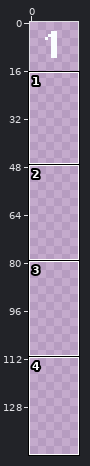
Two versions of one pixel-art file, gfx/numbers.aseprite. Above, an overview of the earlier version with the close-up marked.
Close-up. First the earlier version:
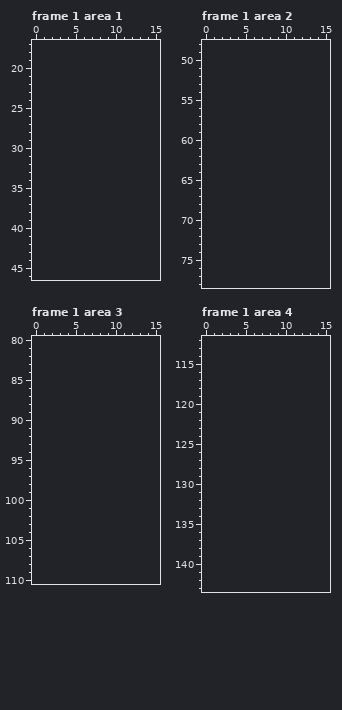
16x16 pixels, 9 frames. Shown: frame 1 area 1: x 0..15, y 17..46; frame 1 area 2: x 0..15, y 48..78; frame 1 area 3: x 0..15, y 80..110; frame 1 area 4: x 0..15, y 112..143. The old version is drawn lined up with the new one, on the new canvas.
Palette (. is transparent): 
The result:
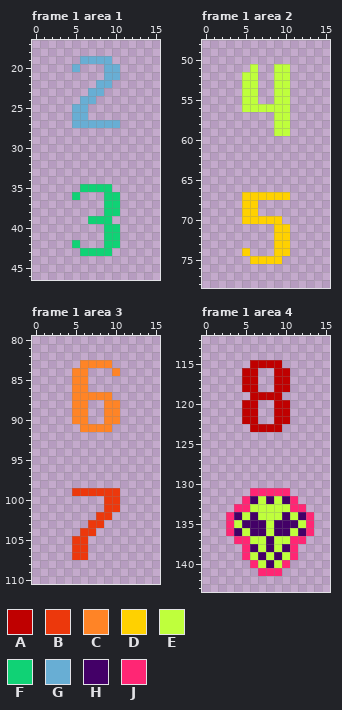
Colours new in this view: A #bf0000  B #ec380c  C #ff8426  D #ffd100  E #bfff3c  F #10d275  G #68aed4  H #430067  J #ff2674
The commit says: feat: numbers and mines shown
Diff:
canvas 16x16 -> 16x144
Frame 1 area 1:
y 19: x 6..9 .... -> GGGG
y 20: x 5 . -> G; x 9..10 .. -> GG
y 21: x 9..10 .. -> GG
y 22: x 8..9 .. -> GG
y 23: x 7..8 .. -> GG
y 24: x 6..7 .. -> GG
y 25..26: x 5..6 .. -> GG
y 27: x 5..10 ...... -> GGGGGG
y 35: x 6..9 .... -> FFFF
y 36: x 5 . -> F; x 9..10 .. -> FF
y 37..38: x 9..10 .. -> FF
y 39: x 7..9 ... -> FFF
y 40..41: x 9..10 .. -> FF
y 42: x 5 . -> F; x 9..10 .. -> FF
y 43: x 6..9 .... -> FFFF
Frame 1 area 2:
y 51: x 6 . -> E; x 9..10 .. -> EE
y 52..55: x 5..6 .. -> EE; x 9..10 .. -> EE
y 56: x 5..10 ...... -> EEEEEE
y 57..59: x 9..10 .. -> EE
y 67: x 5..10 ...... -> DDDDDD
y 68..69: x 5..6 .. -> DD
y 70: x 5..9 ..... -> DDDDD
y 71..73: x 9..10 .. -> DD
y 74: x 5 . -> D; x 9..10 .. -> DD
y 75: x 6..9 .... -> DDDD
Frame 1 area 3:
y 83: x 6..9 .... -> CCCC
y 84: x 5..6 .. -> CC; x 10 . -> C
y 85..86: x 5..6 .. -> CC
y 87: x 5..9 ..... -> CCCCC
y 88..90: x 5..6 .. -> CC; x 9..10 .. -> CC
y 91: x 6..9 .... -> CCCC
y 99: x 5..10 ...... -> BBBBBB
y 100..101: x 9..10 .. -> BB
y 102: x 8..9 .. -> BB
y 103: x 7..8 .. -> BB
y 104: x 6..7 .. -> BB
y 105..107: x 5..6 .. -> BB
Frame 1 area 4:
y 115: x 6..9 .... -> AAAA
y 116..118: x 5..6 .. -> AA; x 9..10 .. -> AA
y 119: x 6..9 .... -> AAAA
y 120..122: x 5..6 .. -> AA; x 9..10 .. -> AA
y 123: x 6..9 .... -> AAAA
y 131: x 6..10 ..... -> JJJJJ
y 132: x 5..11 ....... -> JHEHEHJ
y 133: x 4..12 ......... -> JJEEEEEJJ
y 134: x 3..13 ........... -> JHEHEEEHEHJ
y 135: x 3..13 ........... -> JEHHHEHHHEJ
y 136: x 3..13 ........... -> JHEHHEHHEHJ
y 137: x 4..12 ......... -> JJEEHEEJJ
y 138: x 5..11 ....... -> JHEHEHJ
y 139: x 5..11 ....... -> JEHEHEJ
y 140: x 6..10 ..... -> JEHEJ
y 141: x 7..9 ... -> JJJ
Where, in picture pixels (left, top, right, bottom), the same in both close-ups:
added: (72, 56, 120, 128)
added: (72, 184, 120, 256)
added: (242, 64, 290, 136)
added: (242, 192, 290, 264)
added: (72, 360, 120, 432)
added: (72, 488, 120, 560)
added: (242, 360, 290, 432)
added: (226, 488, 314, 576)
